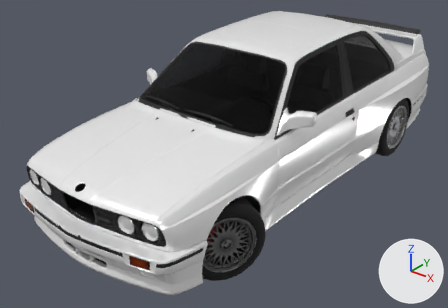
Two versions of the glTF model game/public/assets/cars/e30/lod0.glb, one commit apart.
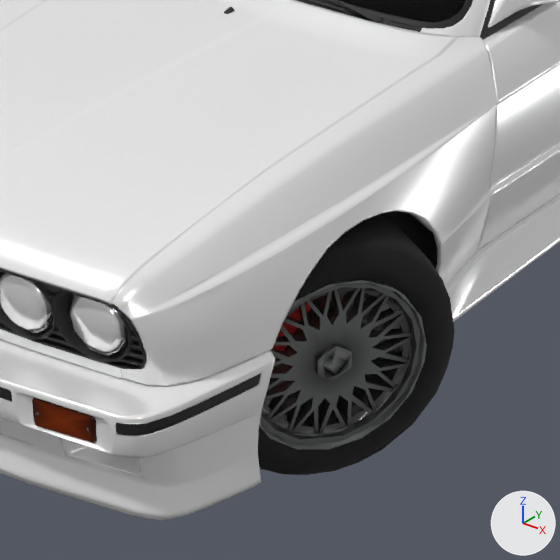
Old and new are each drawn whole from a 50 mm lens placed at (3.01, -4.27, 2.74), pointed at (-0.13, -0.34, 0.3) and again close up on the part from 27% to 67% of the width and 41% to 100% of the height. The axes (+X, +Y, +Z) are drawn at lower right. The lights are the same throughout. The older version's two pictures come first. Vertices at exactly the same position are counted once.

Script lines for the objects in view, before the commit:
```python
me_body = bpy.data.meshes.new('body')
me_body.from_pydata(...)  # 12376 vertices, 23421 faces; spans x -0.87..0.87, y -2.17..2.17, z 0.11..1.35
me_body.materials.append(mat_fleet_paint)
me_body.materials.append(mat_fleet_trim)
me_body.materials.append(mat_fleet_chrome)
me_body.materials.append(mat_lamp_tail_left)
me_body.materials.append(mat_lamp_tail_right)
me_body.materials.append(mat_lamp_front_left)
me_body.materials.append(mat_lamp_front_right)
me_body.materials.append(mat_fleet_alloy)
me_body.materials.append(mat_fleet_rubber)
me_glass = bpy.data.meshes.new('glass')
me_glass.from_pydata(...)  # 931 vertices, 1600 faces; spans x -0.68..0.68, y -0.95..1.68, z 0.84..1.29
me_glass.materials.append(mat_fleet_glass)
me_wheel_fr = bpy.data.meshes.new('wheel_FR')
me_wheel_fr.from_pydata(...)  # 869 vertices, 1600 faces; spans x -0.231..0.214, y -0.31..0.312, z -0.31..0.308
# faces by material slot: [1233, 367]
me_wheel_fr.materials.append(mat_fleet_alloy)
me_wheel_fr.materials.append(mat_fleet_rubber)
ob_body = bpy.data.objects.new('body', me_body)
ob_body.location = (0.0, 0.0, 0.0)
ob_glass = bpy.data.objects.new('glass', me_glass)
ob_glass.location = (0.0, 0.0, 0.0)
ob_wheel_fr = bpy.data.objects.new('wheel_FR', me_wheel_fr)
ob_wheel_fr.location = (0.717, -1.405, 0.311)
```
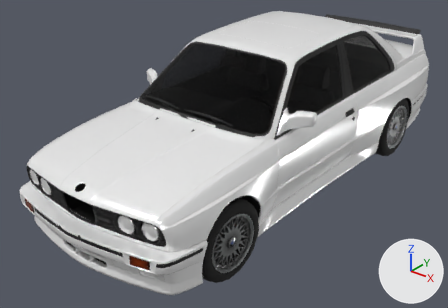
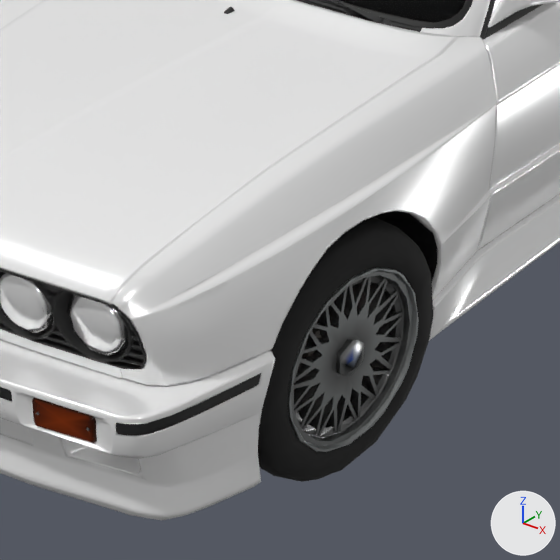
What differs and where, as boxes (x1, y1, x2, y2) in the close-ups (560 x 560 px):
'wheel_FR', reshaped (11% narrower)
    before: (258, 214, 455, 475)
    after: (258, 217, 433, 482)
part 1 of me_wheel_fr, rebuilt
    before: (259, 280, 427, 449)
    after: (288, 267, 419, 452)
part 2 of me_wheel_fr, rebuilt (11% narrower)
    before: (258, 214, 455, 475)
    after: (258, 217, 433, 482)
part 3 of me_wheel_fr, rebuilt (mostly hidden)
    before: (273, 291, 377, 394)
    after: (294, 302, 334, 390)
part 4 of me_wheel_fr, added
    after: (336, 339, 364, 376)
part 5 of me_wheel_fr, deleted
    before: (316, 344, 352, 381)

The change, as a diff of the scene's bpy script:
```diff
--- a/game/public/assets/cars/e30/lod0.glb.py
+++ b/game/public/assets/cars/e30/lod0.glb.py
@@ me_wheel_fr @@
 # used by ob_wheel_fr; location = (0.717, -1.405, 0.311)
-me_wheel_fr.from_pydata(...)  # 869 vertices, 1600 faces; spans x -0.231..0.214, y -0.31..0.312, z -0.31..0.308
+me_wheel_fr.from_pydata(...)  # 870 vertices, 1600 faces; spans x -0.157..0.117, y -0.319..0.307, z -0.31..0.308
+# me_wheel_fr part 1: the loose piece of 591 vertices spanning x -0.23..0.193, y -0.252..0.252, z -0.218..0.218 is rebuilt with 594 vertices and now spans x -0.157..0.117, y -0.232..0.22, z -0.218..0.218
+# me_wheel_fr part 2: the loose piece of 212 vertices spanning x -0.231..0.214, y -0.31..0.312, z -0.31..0.308 is rebuilt with 209 vertices and now spans x -0.156..0.117, y -0.319..0.307, z -0.31..0.308
+# me_wheel_fr part 3: the loose piece of 42 vertices spanning x -0.1..0.064, y -0.138..0.133, z -0.147..0.147 is rebuilt with 42 vertices and now spans x -0.037..0.03, y -0.154..0.141, z -0.147..0.147
+# me_wheel_fr part 4: a new loose piece of 25 vertices spanning x 0.075..0.1, y -0.054..0.03, z -0.046..0.046, in mat_fleet_alloy
+# me_wheel_fr part 5
+# 24 vertices are removed from x 0.044..0.096, y -0.09..-0.011, z -0.046..0.046
+# 40 faces are deleted
 me_wheel_fr.materials.append(mat_fleet_alloy)
```
